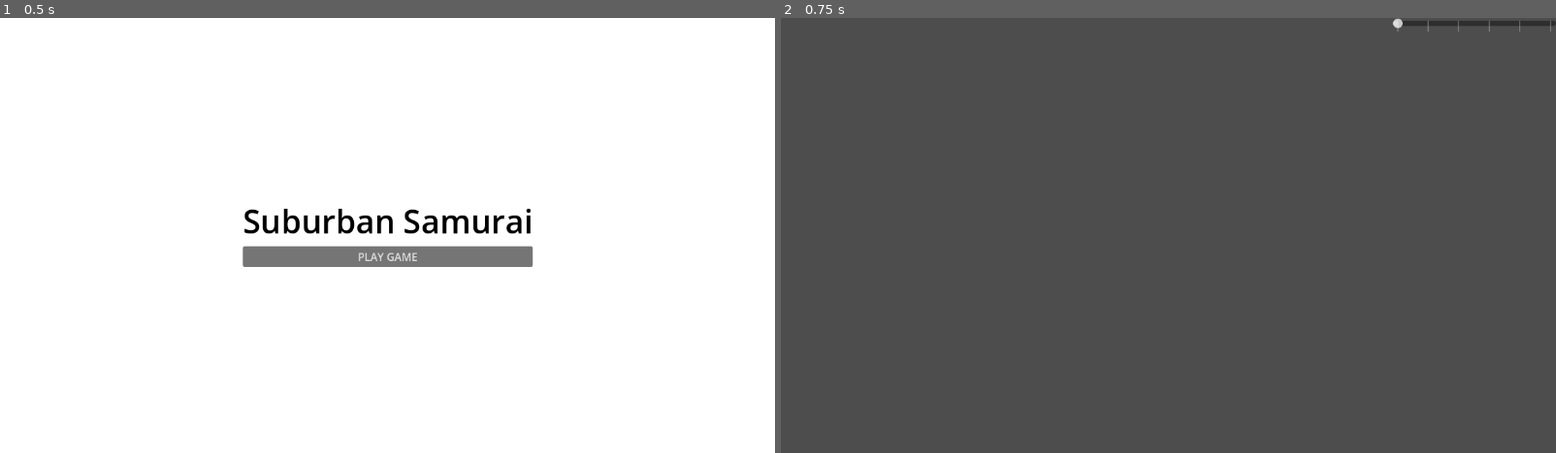
Above: before the commit, frames 1-2 (left to right).
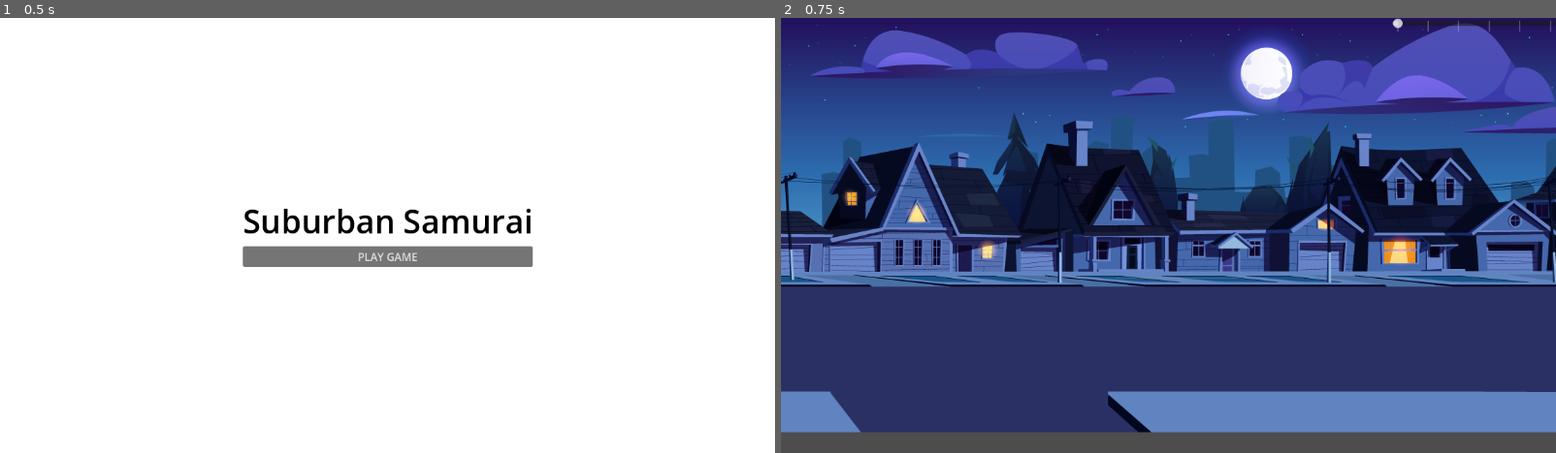
Above: after the commit, the same moments.

Repository: NextStepStudios/suburban_samurai
Game: Godot game, scene res://scenes/ui/main_menu.tscn
Same seed, same stepped clock (60 frames per second), same inputs: the game is played once before the commit and once after it.
Inputs:
- Up to frame 1 (0.5 s): no input
- Up to frame 2 (0.75 s): click "PLAY GAME" at 0.5 s

Frame 1 is identical in both runs. In frame 2, 95% of the frame differs, in the area x 0-100%, y 0-96%.
Error before the commit: Attempt to call function 'instantiate' in base 'null instance' on a null instance. (res://main.gd:37)

Commit message:
Update level_1.tscn

Diff:
--- a/scenes/levels/level_1.tscn
+++ b/scenes/levels/level_1.tscn
@@ -1,5 +1,3 @@
-[gd_scene load_steps=7 format=3 uid="uid://ojkmf7w047nc"]
-
 [gd_scene load_steps=9 format=3 uid="uid://ojkmf7w047nc"]
 
 [ext_resource type="Texture2D" uid="uid://dmpe5beulmxra" path="res://assets/environment/background/suburban-samurai_Background.png" id="1_6761a"]
